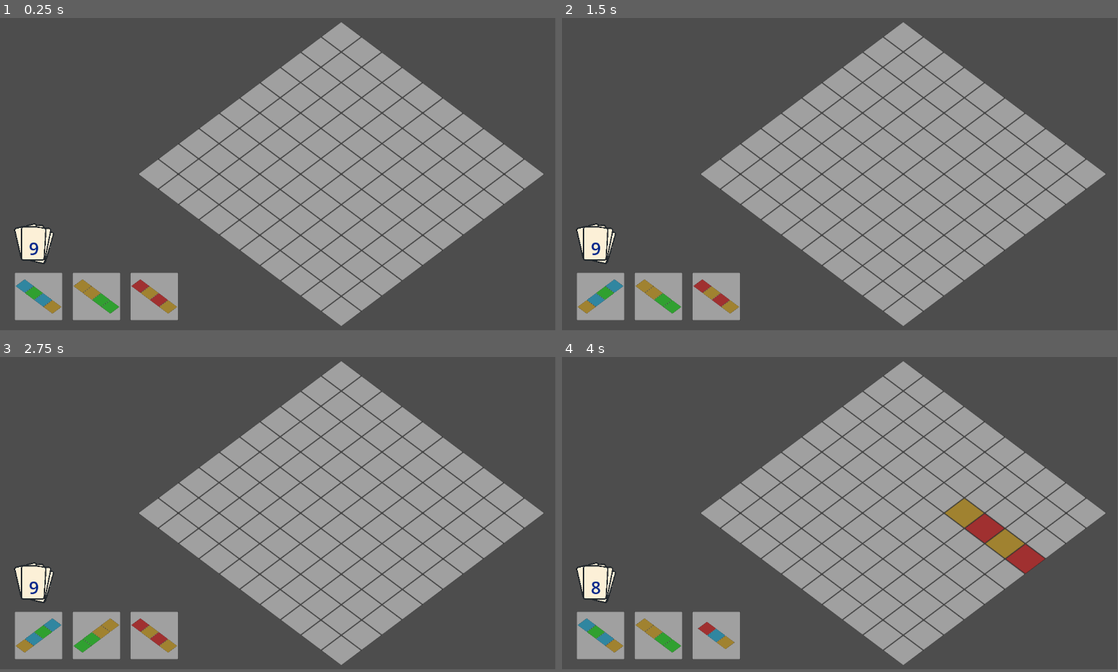
Above: before the commit, frames 1-4 (two rows, left to right).
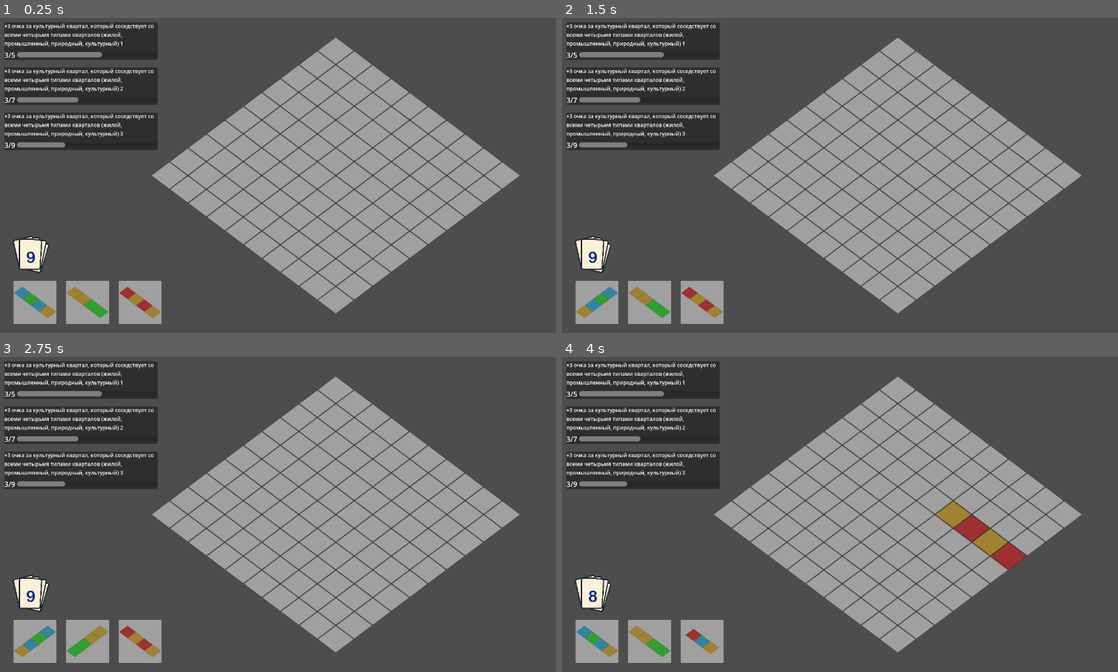
Above: after the commit, the same moments.

Repository: Suruks/Deck-and-Districts-Godot
Game: Godot game, scene res://main.tscn
Two runs of this game, one before a commit and one after it. Both use one fixed random seed, a clock stepped at 60 frames per second and the inputs below.
Inputs (mouse positions are in pixels of both pictures, inside the frame that each line leads up to):
- Up to frame 1 (0.25 s): no input
- Up to frame 2 (1.5 s): tap Enter at 0.5 s; move the mouse to (600, 295) at 0.52 s; tap R at 0.6, 1.35 s; click (600, 295) at 0.67 s; tap Space at 1.25 s; move the mouse to (656, 295) at 1.27 s; click (656, 295) at 1.42 s
- Up to frame 3 (2.75 s): tap Enter at 2 s; move the mouse to (155, 634) at 2.02 s; tap R at 2.1 s; click (155, 634) at 2.17 s
- Up to frame 4 (4 s): tap Space at 2.75 s; move the mouse to (812, 574) at 2.77 s; tap R at 2.85, 3.6 s; click (812, 574) at 2.92 s; tap Enter at 3.5 s; move the mouse to (1006, 558) at 3.52 s; click (1006, 558) at 3.67 s
The window is 799x449 before the commit and 800x453 after it. Grey fills any space a smaller window leaves; there, only what the larger window draws over its background counts as a difference.

The runs differ from the first frame. In frame 1, 25% of the frame differs, in the area x 0-98%, y 1-98%; in frame 2, 24%; in frame 3, 24%; in frame 4, 25%.

Commit message:
added quests ui

Diff:
--- /dev/null
+++ b/QuestUI.tscn
@@ -0,0 +1,39 @@
+[gd_scene load_steps=2 format=3 uid="uid://qbh7ksafhqak"]
+
+[ext_resource type="Script" uid="uid://b2ead104ruhiy" path="res://quest_ui.gd" id="1_vh80s"]
+
+[node name="QuestUI" type="Control"]
+layout_mode = 3
+anchors_preset = 0
+script = ExtResource("1_vh80s")
+
+[node name="Panel" type="Panel" parent="."]
+custom_minimum_size = Vector2(350, 60)
+layout_mode = 0
+offset_right = 350.0
+offset_bottom = 60.0
+
+[node name="VBoxContainer" type="VBoxContainer" parent="Panel"]
+layout_mode = 0
+offset_right = 40.0
+offset_bottom = 40.0
+theme_override_constants/separation = 6
+
+[node name="LabelDescription" type="Label" parent="Panel/VBoxContainer"]
+custom_minimum_size = Vector2(350, 50)
+layout_mode = 2
+size_flags_vertical = 2
+autowrap_mode = 2
+
+[node name="HBoxContainer" type="HBoxContainer" parent="Panel/VBoxContainer"]
+layout_mode = 2
+
+[node name="LabelProgress" type="Label" parent="Panel/VBoxContainer/HBoxContainer"]
+layout_mode = 2
+vertical_alignment = 1
+
+[node name="ProgressBar" type="ProgressBar" parent="Panel/VBoxContainer/HBoxContainer"]
+custom_minimum_size = Vector2(0, 12)
+layout_mode = 2
+size_flags_vertical = 4
+show_percentage = false
--- a/main.gd
+++ b/main.gd
@@ -57,6 +57,8 @@
 	# --- Генерация руки ---
 	setup_hand()
 
+	setup_quests()
+
 		# --- Спрайт колоды ---
 	deck_sprite = Sprite2D.new()
 	deck_sprite.texture = preload("res://deck.png")
@@ -69,13 +71,51 @@
 	deck_label.text = str(deck.cards.size())
 
 	var font_var = FontVariation.new()
-	font_var.base_font = load("res://your_font.ttf")
+	font_var.base_font = load("res://ARLRDBD.ttf")
 	deck_label.add_theme_font_override("font", font_var)
 	deck_label.add_theme_font_size_override("font_size", 36)
 
 	$CanvasLayer.add_child(deck_label)
 	deck_label.position = Vector2(60, get_viewport_rect().size.y - 195)
 	deck_label.modulate = Color(0.0, 0.145, 0.541, 1.0)
+
+@onready var active_quests_container: VBoxContainer = $CanvasLayer/MarginContainer/ActiveQuests
+@export var quest_ui_scene: PackedScene = preload("res://QuestUI.tscn")
+
+var active_quests: Array = []
+
+func create_quest_ui(quest: Quest) -> Control:
+	var panel_instance = quest_ui_scene.instantiate()  # QuestUI с Panel внутри
+	var label = panel_instance.get_node("Panel/VBoxContainer/LabelDescription")
+	var hbox = panel_instance.get_node("Panel/VBoxContainer/HBoxContainer")
+
+	label.text = quest.description
+	label.autowrap_mode = TextServer.AUTOWRAP_WORD
+	label.add_theme_font_size_override("font_size", 14)
+
+	# Принудительно обновляем Layout, чтобы Label посчитал размер
+	panel_instance.call_deferred("_update_size")  # реализуем внутри QuestUI
+
+	return panel_instance
+
+
+func setup_quests():
+	active_quests.clear()
+	for child in active_quests_container.get_children():
+		child.queue_free()
+
+	for i in range(3):
+		var q = Quest.new()
+		q.description = "+3 очка за культурный квартал, который соседствует со всеми четырьмя типами кварталов (жилой, промышленный, природный, культурный) " + str(i + 1)
+		q.reward_cards = 1 + i
+		q.current_progress = 3
+		q.target_progress = 5 + i * 2
+		active_quests.append(q)
+
+		var ui = quest_ui_scene.instantiate()
+		ui.quest = q
+		active_quests_container.add_child(ui)
+		ui.call_deferred("update_ui")  # вместо await
 
 
 
--- a/main.tscn
+++ b/main.tscn
@@ -8,5 +8,16 @@
 [node name="CanvasLayer" type="CanvasLayer" parent="."]
 
 [node name="HandContainer" type="Node2D" parent="CanvasLayer"]
+
+[node name="MarginContainer" type="MarginContainer" parent="CanvasLayer"]
 offset_right = 40.0
 offset_bottom = 40.0
+theme_override_constants/margin_left = 10
+theme_override_constants/margin_top = 10
+theme_override_constants/margin_right = 10
+theme_override_constants/margin_bottom = 10
+
+[node name="ActiveQuests" type="VBoxContainer" parent="CanvasLayer/MarginContainer"]
+layout_mode = 2
+size_flags_vertical = 0
+theme_override_constants/separation = 12
--- /dev/null
+++ b/panel.gd
@@ -0,0 +1,11 @@
+extends VBoxContainer
+
+
+# Called when the node enters the scene tree for the first time.
+func _ready() -> void:
+	pass # Replace with function body.
+
+
+# Called every frame. 'delta' is the elapsed time since the previous frame.
+func _process(delta: float) -> void:
+	pass
--- a/project.godot
+++ b/project.godot
@@ -15,6 +15,11 @@
 config/features=PackedStringArray("4.5", "GL Compatibility")
 config/icon="res://icon.svg"
 
+[display]
+
+window/size/viewport_width=1270
+window/size/viewport_height=720
+
 [rendering]
 
 renderer/rendering_method="gl_compatibility"
--- /dev/null
+++ b/quest.gd
@@ -0,0 +1,10 @@
+class_name Quest
+extends Resource  # используем Resource, чтобы удобно хранить данные
+
+@export var description: String = ""
+@export var reward_cards: int = 0
+@export var current_progress: int = 0
+@export var target_progress: int = 1
+
+func is_completed() -> bool:
+	return current_progress >= target_progress
--- /dev/null
+++ b/quest_ui.gd
@@ -0,0 +1,75 @@
+extends Control
+
+@export var quest: Quest
+
+@onready var panel : Panel = $Panel
+@onready var vbox : VBoxContainer = $Panel/VBoxContainer
+@onready var label_desc : Label = $Panel/VBoxContainer/LabelDescription
+@onready var hbox : HBoxContainer = $Panel/VBoxContainer/HBoxContainer
+@onready var progress_bar : ProgressBar = $Panel/VBoxContainer/HBoxContainer/ProgressBar
+@onready var label_progress : Label = $Panel/VBoxContainer/HBoxContainer/LabelProgress
+
+const EXTRA_PADDING := 12
+
+func _ready():
+	# убедимся, что автоперенос включён (если нужен)
+	label_desc.autowrap_mode = TextServer.AUTOWRAP_WORD
+	label_desc.size_flags_vertical = Control.SIZE_SHRINK_CENTER
+	progress_bar.size_flags_horizontal = Control.SIZE_EXPAND_FILL
+
+	label_desc.size_flags_horizontal = Control.SIZE_EXPAND_FILL
+	# Автоматическое растяжение по тексту
+	await get_tree().process_frame
+	var text_height = label_desc.get_line_height() * label_desc.get_visible_line_count()
+	custom_minimum_size.y = text_height +40
+
+
+	if quest:
+		update_ui()
+
+func _update_size():
+	var panel = $Panel
+	var label_desc = $Panel/VBoxContainer/LabelDescription
+	var hbox = $Panel/VBoxContainer/HBoxContainer
+	const EXTRA_PADDING := 12
+
+	var label_height = label_desc.get_line_height() * label_desc.get_visible_line_count()
+	var hbox_height = hbox.get_combined_minimum_size().y
+	panel.custom_minimum_size.y = label_height + hbox_height + EXTRA_PADDING
+
+
+func update_ui():
+	if not quest:
+		return
+
+	# --- Получаем узлы прямо при вызове ---
+	var panel = $Panel
+	var vbox = $Panel/VBoxContainer
+	var label_desc = $Panel/VBoxContainer/LabelDescription
+	var hbox = $Panel/VBoxContainer/HBoxContainer
+	var progress_bar = $Panel/VBoxContainer/HBoxContainer/ProgressBar
+	var label_progress = $Panel/VBoxContainer/HBoxContainer/LabelProgress
+
+	const EXTRA_PADDING := 12
+
+	# --- Обновляем текст и прогресс ---
+	label_desc.text = quest.description
+	label_desc.add_theme_font_size_override("font_size", 12)
+	label_desc.autowrap_mode = TextServer.AUTOWRAP_WORD
+	label_desc.size_flags_horizontal = Control.SIZE_EXPAND_FILL
+	label_desc.size_flags_vertical = Control.SIZE_SHRINK_CENTER  # Label сам считает высоту
+
+	progress_bar.min_value = 0
+	progress_bar.max_value = quest.target_progress
+	progress_bar.value = quest.current_progress
+	label_progress.text = str(quest.current_progress) + "/" + str(quest.target_progress)
+
+	hbox.size_flags_horizontal = Control.SIZE_EXPAND_FILL
+	hbox.size_flags_vertical = Control.SIZE_SHRINK_CENTER
+
+	panel.size_flags_horizontal = Control.SIZE_EXPAND_FILL
+	panel.size_flags_vertical = Control.SIZE_SHRINK_CENTER
+
+	# --- Подгоняем высоту панели под содержимое ---
+	# используем call_deferred, чтобы Label успел рассчитать видимые строки
+	call_deferred("_update_size")
Not shown, added: panel.gd.uid
Not shown, added: quest.gd.uid
Not shown, added: quest_ui.gd.uid
